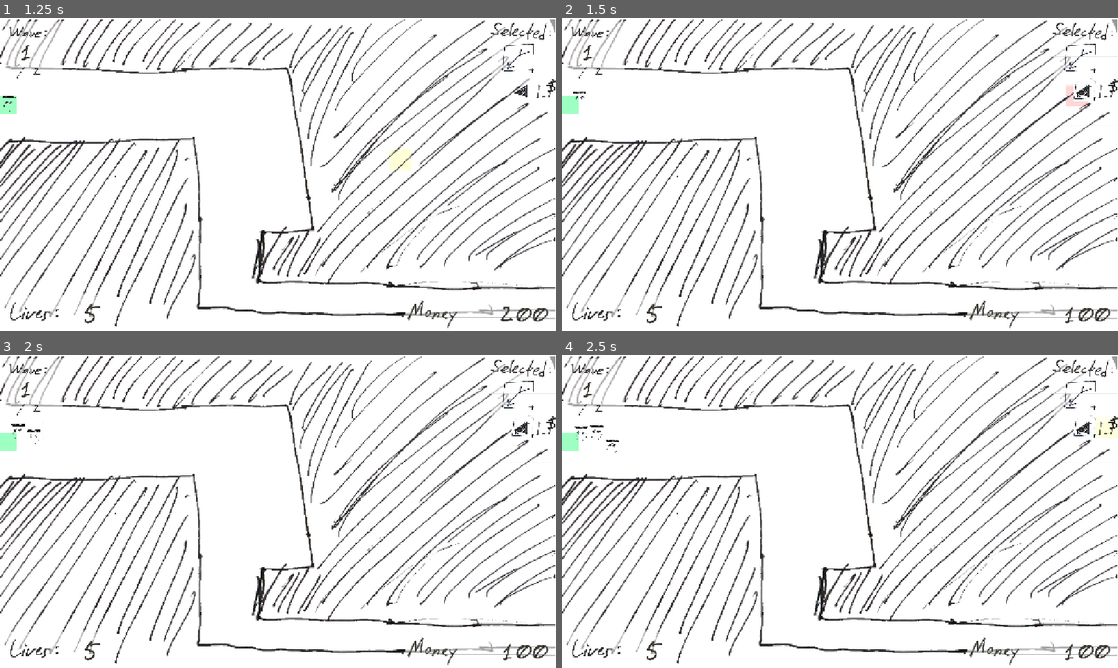
Above: before the commit, frames 1-4 (two rows, left to right).
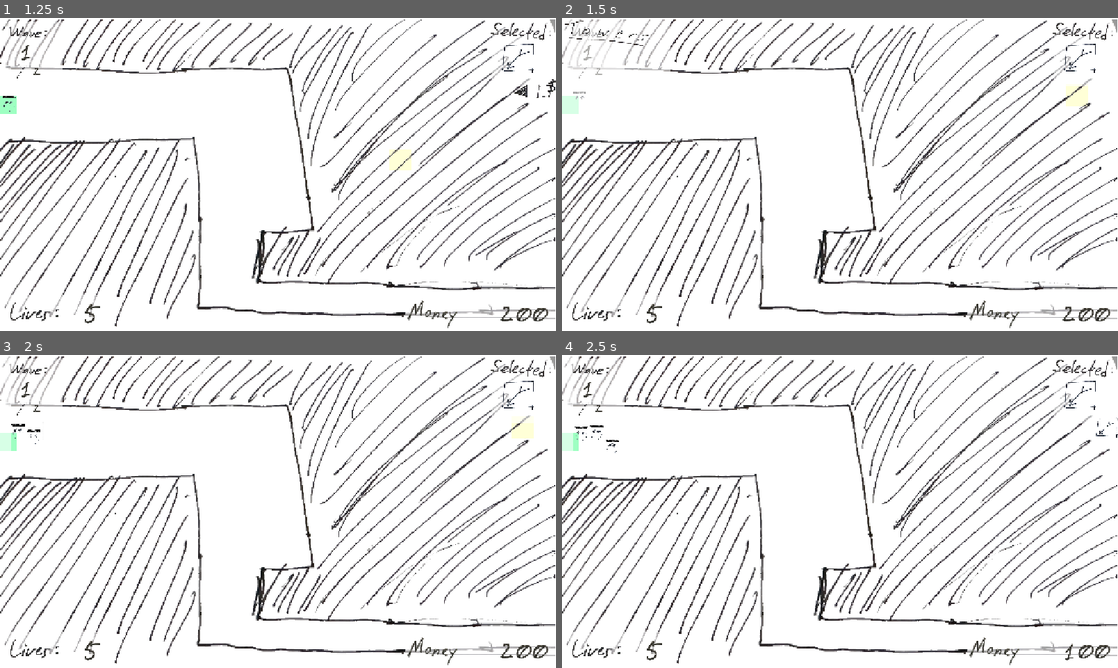
Above: after the commit, the same moments.

Repository: OzuYatamutsu/notebook-tower-defense
Game: Godot game, scene res://levels/StartScreen.tscn
The game is run twice, just before and just after one commit, with the same random seed, the same clock (stepped at 60 frames per second) and the same inputs.
Inputs (mouse positions are in pixels of both pictures, inside the frame that each line leads up to):
- Up to frame 1 (1.25 s): move the mouse to (400, 158) at 0.52 s; click (400, 158) at 0.67 s
- Up to frame 2 (1.5 s): click (1084, 89) at 1.25 s
- Up to frame 3 (2 s): no input
- Up to frame 4 (2.5 s): click (1106, 426) at 2.02 s

Frame 1 is identical in both runs. In frame 2, 1.3% of the frame differs, in the area x 0-100%, y 0-98%; in frame 3, 0.5%; in frame 4, 0.5%.

Commit message:
Shadow should not place a tower if we're hovering over a button

Diff:
--- a/components/TowerBuyPanel.tscn
+++ b/components/TowerBuyPanel.tscn
@@ -1,9 +1,10 @@
-[gd_scene load_steps=9 format=3 uid="uid://o1i4jsdysgqk"]
+[gd_scene load_steps=10 format=3 uid="uid://o1i4jsdysgqk"]
 
 [ext_resource type="Texture2D" uid="uid://c8jgksime7lxd" path="res://sprites/ui_towers_buy_icon.png" id="1_6i1ck"]
 [ext_resource type="Script" uid="uid://bs1ssl8t8e2y5" path="res://components/tower_buy_panel.gd" id="1_iuxfk"]
 [ext_resource type="Texture2D" uid="uid://chg8jf6qcar3g" path="res://sprites/ui_arrow_left.png" id="2_iuxfk"]
 [ext_resource type="Texture2D" uid="uid://6qanl1kbmlkm" path="res://sprites/ui_arrow_right.png" id="3_kgcwn"]
+[ext_resource type="Texture2D" uid="uid://m68mead284tv" path="res://sprites/ui_towers_label.png" id="5_kgcwn"]
 
 [sub_resource type="Animation" id="Animation_kgcwn"]
 resource_name = "open"
@@ -252,7 +253,18 @@
 icon = ExtResource("3_kgcwn")
 flat = true
 
-[node name="AnimationPlayer" type="AnimationPlayer" parent="."]
+[node name="TowersLabel" type="TextureRect" parent="."]
+layout_mode = 0
+offset_left = 246.0
+offset_top = -232.0
+offset_right = 946.0
+offset_bottom = 468.0
+texture = ExtResource("5_kgcwn")
+
+[node name="PanelAnims" type="AnimationPlayer" parent="."]
 libraries = {
 &"": SubResource("AnimationLibrary_vrjho")
 }
+
+[connection signal="pressed" from="ButtonExpandLeft" to="." method="_on_button_expand_left_pressed"]
+[connection signal="pressed" from="ButtonContractRight" to="." method="_on_button_contract_right_pressed"]
--- a/components/tower_buy_panel.gd
+++ b/components/tower_buy_panel.gd
@@ -1,2 +1,10 @@
 class_name TowerBuyPanel
 extends Control
+
+@onready var PanelAnims = $PanelAnims
+
+func _on_button_expand_left_pressed() -> void:
+    PanelAnims.play("open")
+
+func _on_button_contract_right_pressed() -> void:
+    PanelAnims.play("closed")
--- a/components/tower_placement_shadow.gd
+++ b/components/tower_placement_shadow.gd
@@ -8,6 +8,7 @@
 @onready var NG_SHADOW = $ColorRectNG
 
 enum ShadowState {
+    DISABLED,  # Don't show the shadow at all
     NG_OVERLAPPING,  # Can't place the tower due to overlap
     NG_INSUFFICIENT_FUNDS,  # Can't place the tower due to not enough money
     OK  # Can place the tower
@@ -35,6 +36,9 @@
     ):
         return
 
+    if current_state == ShadowState.DISABLED:
+        return
+
     if !is_ok and current_state == ShadowState.NG_OVERLAPPING:
         print("Not spawning tower; overlapping another tower")
         return
@@ -58,6 +62,12 @@
     GameState.deduct_money(TOWER_TO_PLACE.VALUE)
 
 func set_is_ok() -> void:
+    # Don't show the shadow if we're hovering over a button
+    if is_hovering_over_button():
+        current_state = ShadowState.DISABLED
+    else:
+        current_state = reeval_current_state()
+
     if (
         current_state == ShadowState.NG_INSUFFICIENT_FUNDS
         and GameState.PLAYER_MONEY_REMAINING >= TOWER_TO_PLACE.VALUE
@@ -68,10 +78,19 @@
         is_ok = true
         OK_SHADOW.visible = true
         NG_SHADOW.visible = false
-    else:
+    elif current_state in [
+        ShadowState.NG_OVERLAPPING,
+        ShadowState.NG_INSUFFICIENT_FUNDS
+    ]:
         is_ok = false
         OK_SHADOW.visible = false
         NG_SHADOW.visible = true
+    else:
+        OK_SHADOW.visible = false
+        NG_SHADOW.visible = false
+
+func is_hovering_over_button() -> bool:
+    return get_viewport().gui_get_hovered_control() is Button
 
 func _on_area_entered(_tower: Tower) -> void:
     # Intersected with an Area2D corresponding to a Tower.
@@ -84,7 +103,10 @@
     # No longer intersecting with an Area2D corresponding to a Tower.
     # We're able to place towers if we have enough money.
 
-    current_state = (
+    current_state = reeval_current_state()
+
+func reeval_current_state() -> ShadowState:
+    return (
         ShadowState.OK
         if GameState.PLAYER_MONEY_REMAINING >= TOWER_TO_PLACE.VALUE
         else ShadowState.NG_INSUFFICIENT_FUNDS
